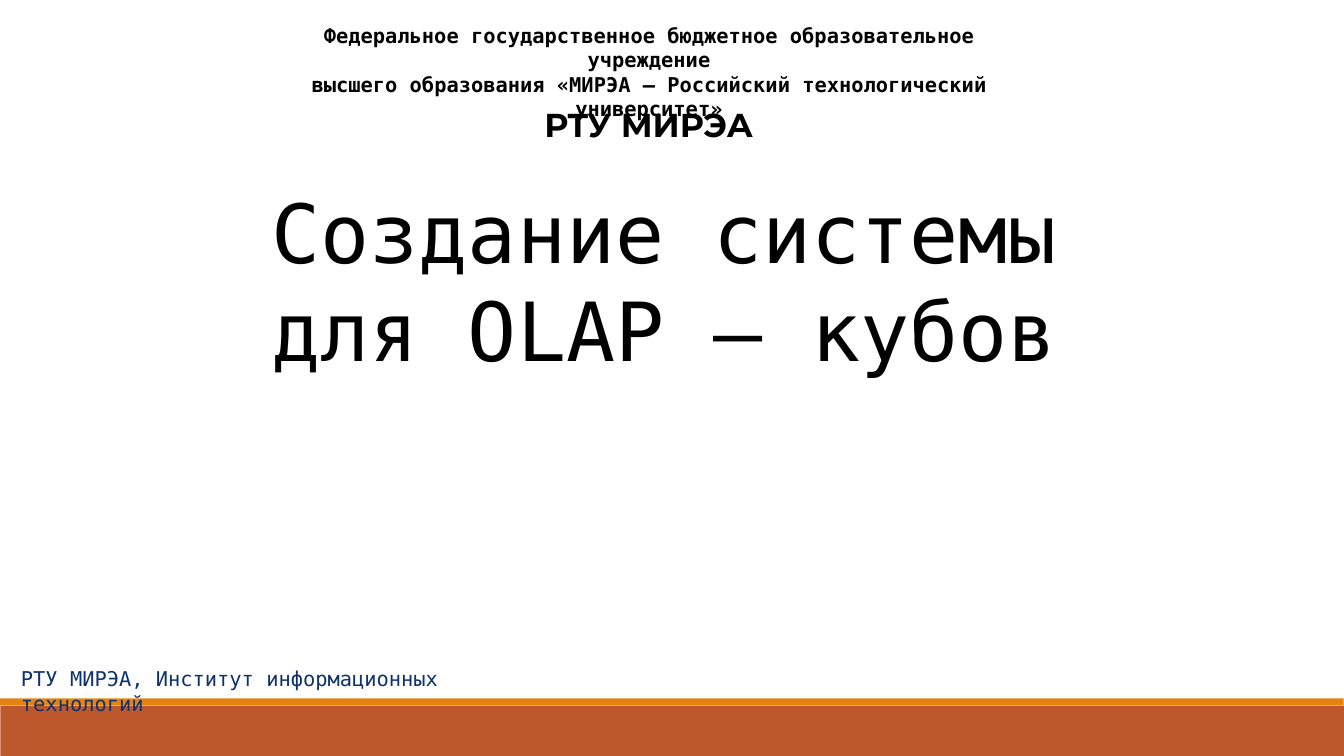
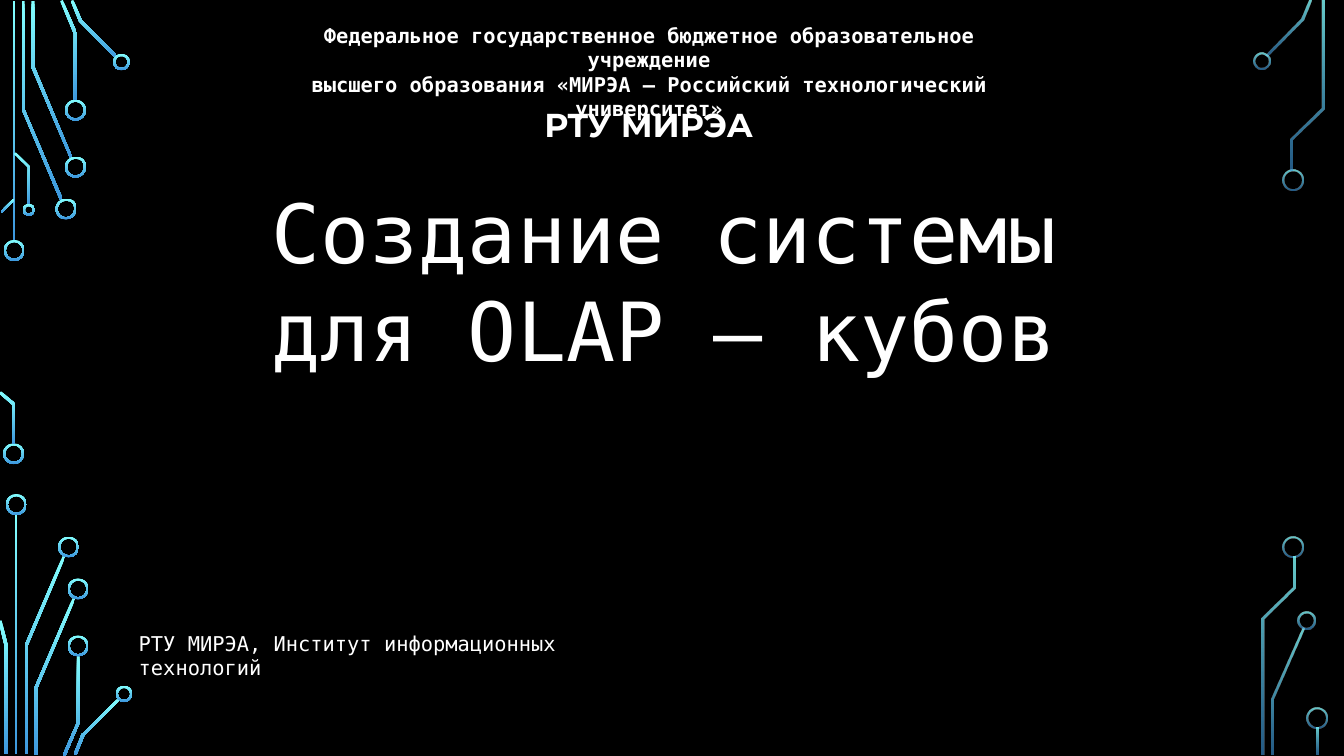
Before and after one commit to Raccoonn78/MagiCtr, a slide deck: slide 1 of Профессиональное ориентирование/создание системы для olap кубов.pptx. Drawn at 1344x756 pixels with LibreOffice and Linux fonts; fonts in the diff are those of the drawing; background and template pictures are left out. Boxes give left, top, right and bottom in pixels: in the first picture for what was removed or moved away, otherwise in the second. Text is boxed around its words. In the diff, an @@ line names an element or a change of style, - is before the commit and + after.

```diff
--- a/Профессиональное ориентирование/создание системы для olap кубов.pptx
+++ b/Профессиональное ориентирование/создание системы для olap кубов.pptx
@@ background #FFFFFF to picture (left out) @@
@@ text colour #000000 to #FFFFFF in 3 elements at (312, 27, 986, 122), (544, 105, 753, 138), (272, 202, 1056, 378) @@
@@ text "РТУ МИРЭА, Институт информационных технологий": place and size @@
-text "РТУ МИРЭА, Институт информационных технологий" at (21, 670, 438, 712)
+text "РТУ МИРЭА, Институт информационных технологий" at (139, 635, 556, 676)
@@ text "РТУ МИРЭА, Институт информационных технологий" at (139, 635, 556, 676): text colour #0F316C to #FFFFFF @@
@@ rectangle removed at (0, 698, 1343, 705) @@
@@ rectangle removed at (1, 705, 1344, 755) @@
@@ group added at (0, 0, 1327, 756): 33 freeform shapes, 3 rectangles @@
```
Also in this commit, not shown: 9 other slides changed, 1 other file.
